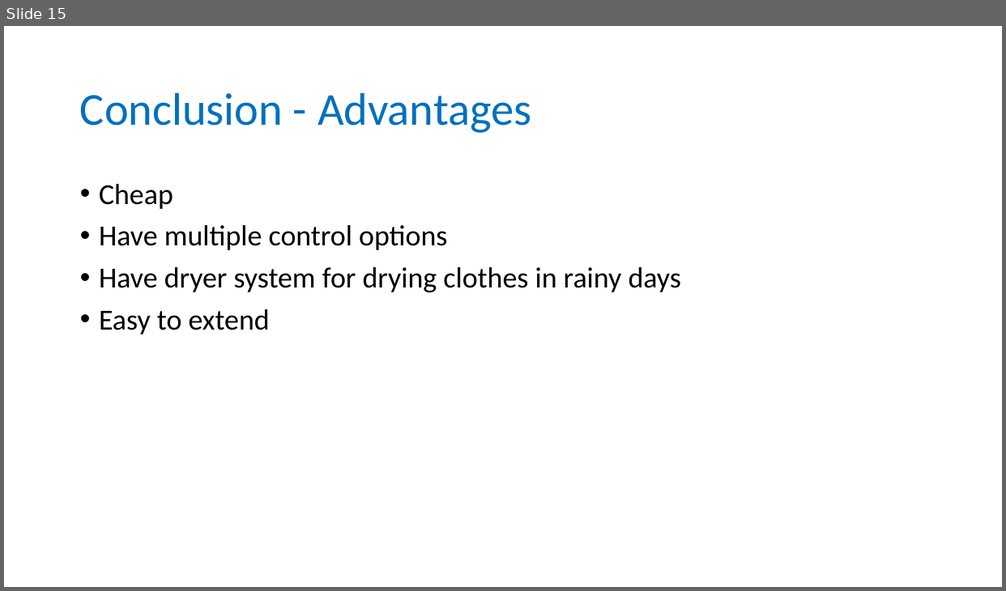
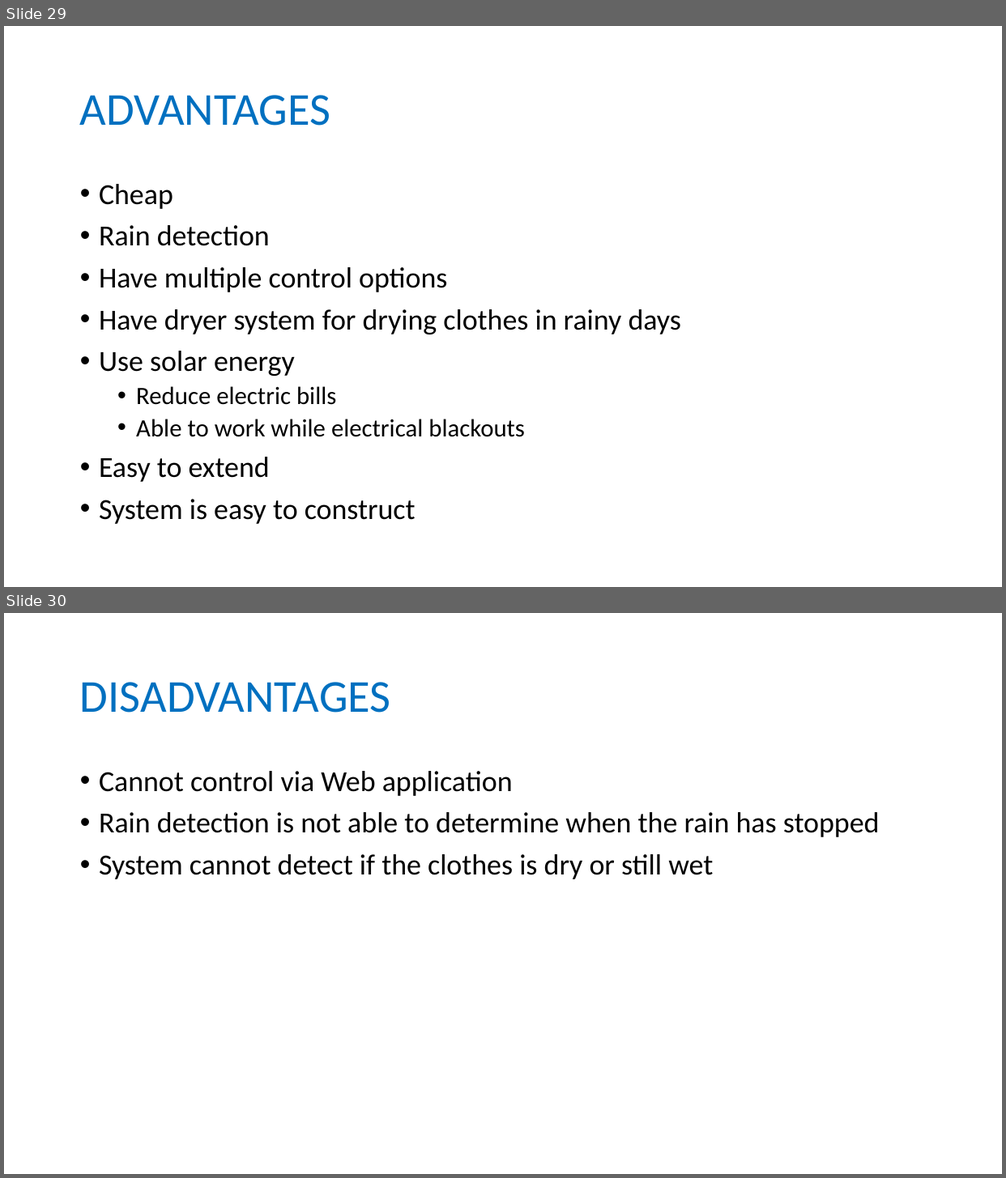
Before and after one commit to longhoang0304/DCDCS_Documentation, a slide deck: Final-Presentation.pptx. Shown one above the other, each under a label of ours: slide 15 before the commit, slides 29 and 30 after it. The pictures are 1006x591 and 1006x1178 pixels, drawn with LibreOffice and Linux fonts; fonts in the diff are those of the drawing. Boxes give left, top, right and bottom in pixels: in the first picture for what was removed or moved away, otherwise in the second. Text is boxed around its words. In the diff, an @@ line names an element or a change of style, - is before the commit and + after.

```diff
--- a/Final-Presentation.pptx
+++ b/Final-Presentation.pptx
@@ slide 30 added at <box>4,613,1002,1174</box>, background #FFFFFF @@
@@ title added at <box>80,682,391,713</box>, 44 pt, text #0070C0 @@
+DISADVANTAGES
@@ text added at <box>99,771,880,879</box>, 28 pt, text #000000 @@
+• Cannot control via Web application
+• Rain detection is not able to determine when the rain has stopped
+• System cannot detect if the clothes is dry or still wet
@@ what was slide 15 is now slide 29 @@
@@ slide 29 changed as well @@
@@ title at <box>80,95,330,126</box>: text changed @@
-Conclusion - Advantages
+ADVANTAGES
@@ text at <box>99,225,270,246</box>: paragraph added @@
+• Rain detection
@@ text at <box>99,351,525,437</box>: paragraphs added @@
+• Use solar energy
+  • Reduce electric bills
+  • Able to work while electrical blackouts
@@ text at <box>99,499,415,524</box>: paragraph added @@
+• System is easy to construct
```
Also in this commit, not shown: 3 other slides changed, 30 other slides added, 11 slides removed, 2 other files.
